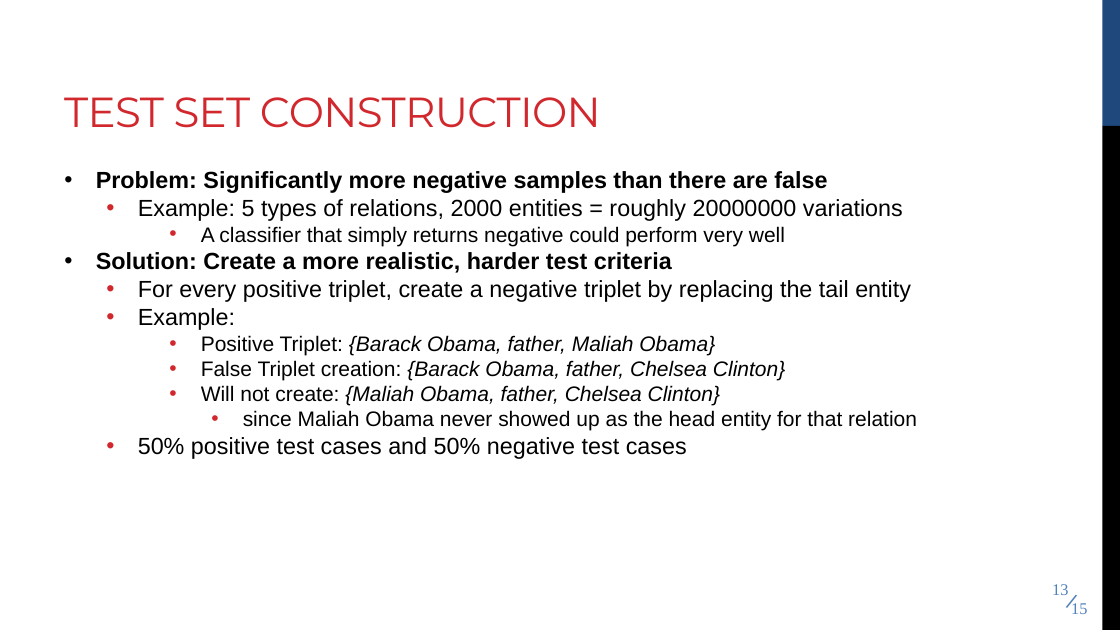
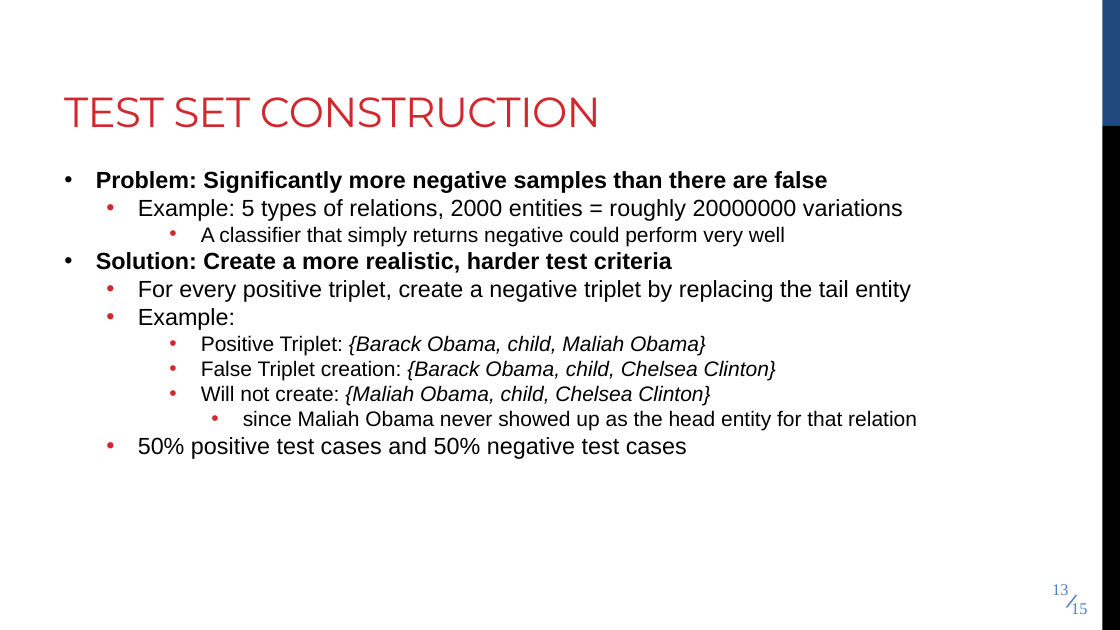
Before and after one commit to nickjoodi/Deep-Learning-for-Knowledge-Graph-Completion, a slide deck: slide 13 of TeX/Presentation/InClassPresentation.pptx. Drawn at 1120x630 pixels with LibreOffice and Linux fonts; fonts in the diff are those of the drawing. Boxes give left, top, right and bottom in pixels: in the first picture for what was removed or moved away, otherwise in the second. Text is boxed around its words. In the diff, an @@ line names an element or a change of style, - is before the commit and + after.

Commit message:
tweaked powerpoint

```diff
--- a/TeX/Presentation/InClassPresentation.pptx
+++ b/TeX/Presentation/InClassPresentation.pptx
@@ text at [201,335,776,406]: text changed @@
-    • Positive Triplet: {Barack Obama, father, Maliah Obama}
-    • False Triplet creation: {Barack Obama, father, Chelsea Clinton}
-    • Will not create: {Maliah Obama, father, Chelsea Clinton}
+    • Positive Triplet: {Barack Obama, child, Maliah Obama}
+    • False Triplet creation: {Barack Obama, child, Chelsea Clinton}
+    • Will not create: {Maliah Obama, child, Chelsea Clinton}
```
Also in this commit, not shown: 1 other file.
